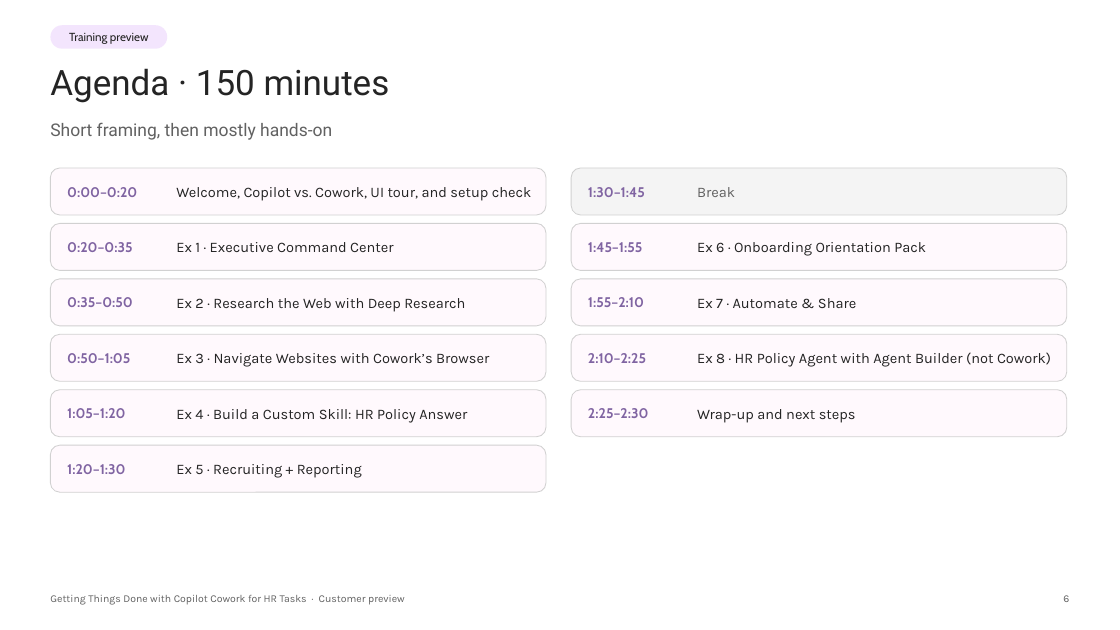
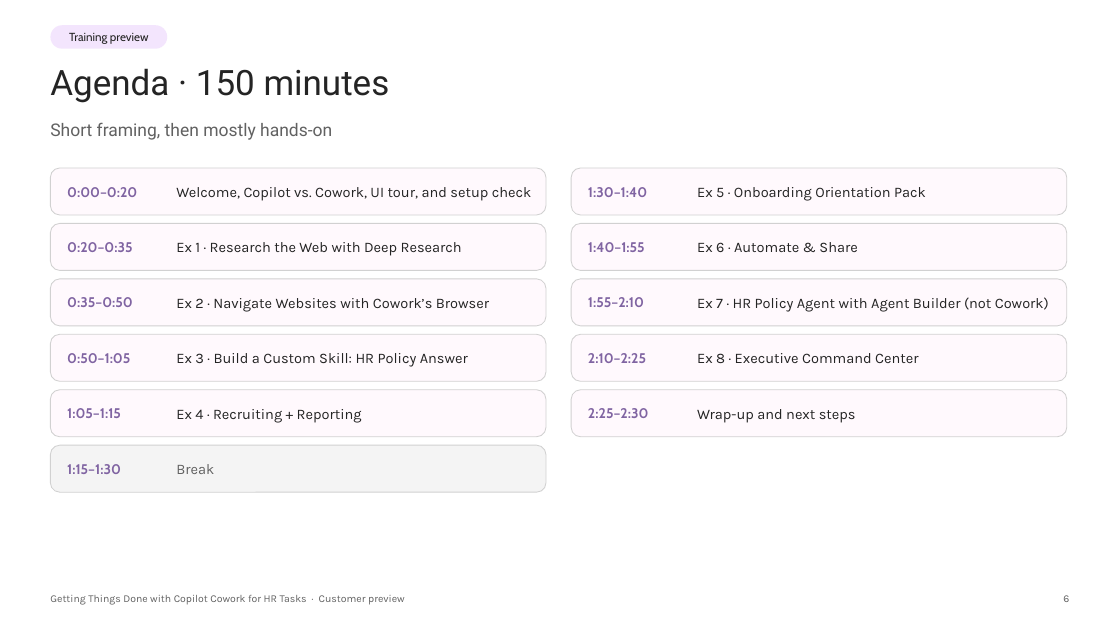
Before and after one commit to ragage/ai_hr_cowork_workshop, a slide deck: slide 6 of instructor/customer-preview-deck.pptx. Drawn at 1120x630 pixels with LibreOffice and Linux fonts; fonts in the diff are those of the drawing; background and template pictures are left out. Boxes give left, top, right and bottom in pixels: in the first picture for what was removed or moved away, otherwise in the second. Text is boxed around its words. In the diff, an @@ line names an element or a change of style, - is before the commit and + after.

```diff
--- a/instructor/customer-preview-deck.pptx
+++ b/instructor/customer-preview-deck.pptx
@@ rounded rectangle at box(571, 168, 1067, 215): fill #F4F4F4 to #FFF9FD @@
@@ text at box(588, 187, 647, 197): text changed @@
-1:30–1:45
+1:30–1:40
@@ text at box(697, 187, 926, 201): text changed; text colour #616161 to #242424 @@
-Break
+Ex 5 · Onboarding Orientation Pack
@@ text at box(176, 242, 462, 256): text changed @@
-Ex 1 · Executive Command Center
+Ex 1 · Research the Web with Deep Research
@@ text at box(588, 242, 645, 252): text changed @@
-1:45–1:55
+1:40–1:55
@@ text at box(697, 242, 857, 252): text changed @@
-Ex 6 · Onboarding Orientation Pack
+Ex 6 · Automate & Share
@@ text at box(176, 298, 489, 312): text changed @@
-Ex 2 · Research the Web with Deep Research
+Ex 2 · Navigate Websites with Cowork’s Browser
@@ text at box(697, 297, 1049, 312): text changed @@
-Ex 7 · Automate & Share
+Ex 7 · HR Policy Agent with Agent Builder (not Cowork)
@@ text at box(176, 353, 468, 367): text changed @@
-Ex 3 · Navigate Websites with Cowork’s Browser
+Ex 3 · Build a Custom Skill: HR Policy Answer
@@ text at box(697, 353, 918, 363): text changed @@
-Ex 8 · HR Policy Agent with Agent Builder (not Cowork)
+Ex 8 · Executive Command Center
@@ text at box(67, 408, 121, 418): text changed @@
-1:05–1:20
+1:05–1:15
@@ text at box(176, 409, 362, 423): text changed @@
-Ex 4 · Build a Custom Skill: HR Policy Answer
+Ex 4 · Recruiting + Reporting
@@ rounded rectangle at box(50, 445, 546, 492): fill #FFF9FD to #F4F4F4 @@
@@ text at box(67, 464, 121, 474): text changed @@
-1:20–1:30
+1:15–1:30
@@ text at box(176, 464, 214, 474): text changed; text colour #242424 to #616161 @@
-Ex 5 · Recruiting + Reporting
+Break
```
Also in this commit, not shown: 7 other slides changed, 55 other files.
